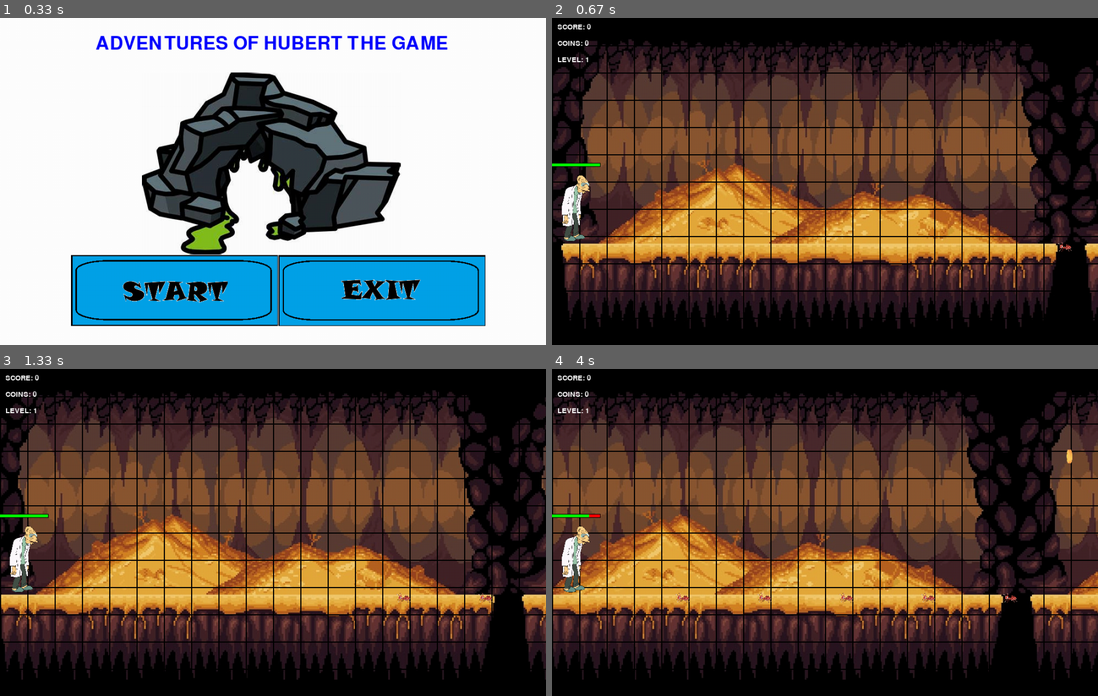
Above: before the commit, frames 1-4 (two rows, left to right).
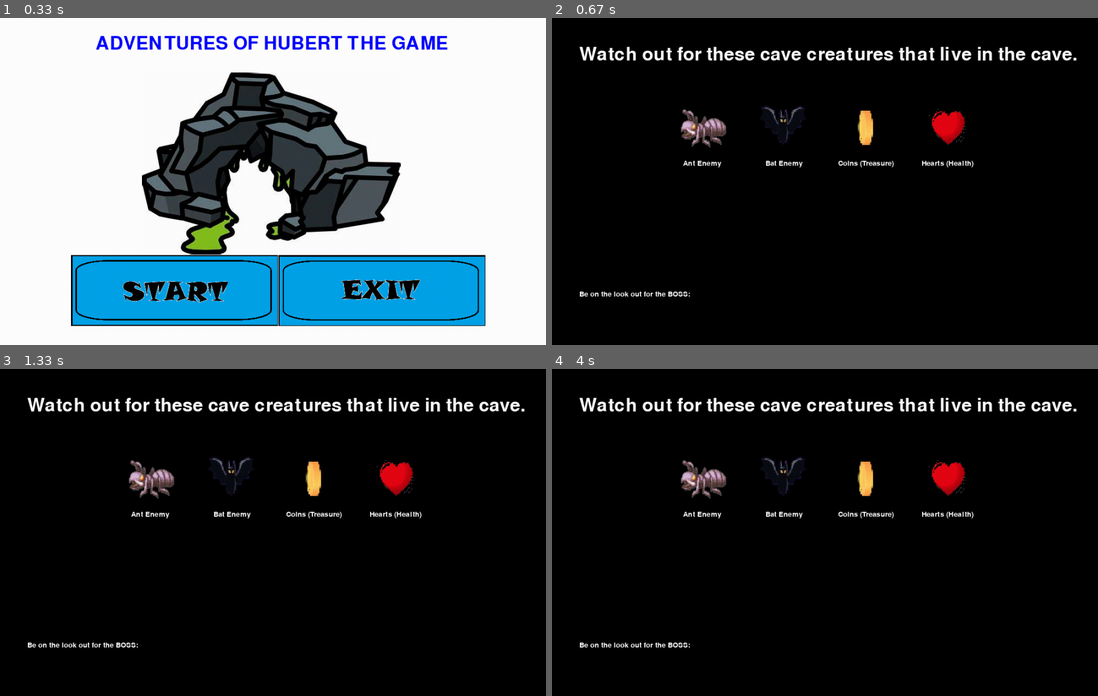
Above: after the commit, the same moments.

Repository: KaneRicketts/HIT-137-Assignment-03
Game: pygame game, started from Pygame game including start, game, and end loops.py
Two runs of this game, one before a commit and one after it. Both use one fixed random seed, a clock stepped at 60 frames per second and the inputs below.
Inputs (mouse positions are in pixels of both pictures, inside the frame that each line leads up to):
- Up to frame 1 (0.33 s): no input
- Up to frame 2 (0.67 s): click (726, 289) at 0.38 s
- Up to frame 3 (1.33 s): tap Enter at 0.67 s
- Up to frame 4 (4 s): no input

Frame 1 is identical in both runs. In frame 2, 67% of the frame differs, in the area x 0-100%, y 1-95%; in frame 3, 68%; in frame 4, 69%.

Commit message:
Fixed the ant images and added a info Page

Diff:
--- a/Pygame game including start, game, and end loops.py
+++ b/Pygame game including start, game, and end loops.py
@@ -63,8 +63,17 @@
     start_button_img = pygame.image.load("START.png").convert_alpha()
     exit_button_img = pygame.image.load("EXIT.png").convert_alpha()
     restart_button_img = pygame.image.load("RESTART.png").convert_alpha()
-    # Enemy images
-    ant_image = pygame.image.load("Ant.png").convert_alpha()
+
+    # Ant pictures
+    ant_walk_images = [
+        pygame.image.load("Ant1.png").convert_alpha(),
+        pygame.image.load("Ant2.png").convert_alpha(),
+        pygame.image.load("Ant3.png").convert_alpha(),
+        pygame.image.load("Ant4.png").convert_alpha(),
+        pygame.image.load("Ant5.png").convert_alpha(),
+        pygame.image.load("Ant6.png").convert_alpha(),
+    ]
+
     # Backgrounds
     # Start Background
     start_background_image = pygame.image.load("cave.jpg").convert_alpha()
@@ -104,7 +113,8 @@
     ]
 
     # Load bat animation
-    bat_scale = 0.6  # make the bat smaller or larger
+
+    bat_scale = 0.75  # make the bat bigger
     bat_images = [
         pygame.transform.scale(pygame.image.load("bat_1.png"), (int(100*bat_scale), int(50*bat_scale))),
         pygame.transform.scale(pygame.image.load("bat_2.png"), (int(100*bat_scale), int(50*bat_scale))),
@@ -115,6 +125,7 @@
         pygame.transform.scale(pygame.image.load("bat_7.png"), (int(100*bat_scale), int(50*bat_scale))),
         pygame.transform.scale(pygame.image.load("bat_8.png"), (int(100*bat_scale), int(50*bat_scale)))
     ]
+
 
     # Boss Spider Images
 
@@ -187,7 +198,7 @@
             pygame.draw.line(window, BLACK, (0, line*grid_size),(screen_width, line*grid_size), 2)
             pygame.draw.line(window, BLACK, (line*grid_size, 0),(line*grid_size, screen_width), 2)
 
-    # *** Added: Heart Class ***
+    # Heart Class
     class Heart(pygame.sprite.Sprite):
         def __init__(self, x, y):
             super(Heart, self).__init__()
@@ -206,6 +217,29 @@
             self.rect.move_ip(-self.speed, 0)
             if self.rect.right < 0:
                 self.kill()
+
+
+   # Moving Ant
+    class AnimatedAnt(pygame.sprite.Sprite):
+        def __init__(self, images, scale, speed, x, y):
+            super(AnimatedAnt, self).__init__()
+            # Scale all images
+            self.images = [pygame.transform.scale(img, (int(img.get_width() * scale), int(img.get_height() * scale))) for img in images]
+            self.index = 0
+            self.animation_speed = 0.1  # Adjust speed as needed
+            self.image = self.images[self.index]
+            self.rect = self.image.get_rect(center=(x, y))
+            self.speed = speed
+
+        def update(self):
+            self.index += self.animation_speed
+            if self.index >= len(self.images):
+                self.index = 0
+            self.image = self.images[int(self.index)]
+            self.rect.move_ip(-self.speed, 0)
+            if self.rect.right < 0:
+                self.kill()
+
 
     # Define all the classes:
     class Buttons():
@@ -388,7 +422,8 @@
             if self.rect.right < 0:
                 self.kill()
 
-    # Boss Spider class
+    # Boss Spider
+
     class BossSpider(pygame.sprite.Sprite):
         def __init__(self, health, speed, scale):
             super(BossSpider, self).__init__()
@@ -473,6 +508,7 @@
             rect = (round(inner_position[0]), round(inner_position[1]), round(inner_rect[0]), round(inner_rect[1]))
             pygame.draw.rect(surface, health_colour, rect)
 
+
     # Boss bullet
     class BossBullet(pygame.sprite.Sprite):
         def __init__(self, x, y):
@@ -497,8 +533,8 @@
                 self.kill()
 
 
+
     player = Player(health = 100, scale = .2)
-    ant_enemy = Enemy(ant_image, .1, 4, 990, 420)
 
 
     start_button = Buttons(130, 435, start_button_img, scale = 0.5)
@@ -522,7 +558,9 @@
     # Define user events.
 
     add_enemy = pygame.USEREVENT + 1
-    pygame.time.set_timer(add_enemy, 500)
+
+    pygame.time.set_timer(add_enemy, 1000)  # HOW OFTEN THE ANTS APPEAR
+
 
     add_coin = pygame.USEREVENT + 2
     pygame.time.set_timer(add_coin, 3000)
@@ -576,7 +614,78 @@
         # Update the display for each loop.
         pygame.display.update()
 
-    # Create the main game loop (level1).
+    # Informational Screen
+
+    info_loop = True
+    info_start_time = pygame.time.get_ticks()  # Record the start time
+
+
+    standard_width = 100
+    standard_height = 100
+
+    # Scale enemy images
+    ant_info_img = pygame.transform.scale(ant_walk_images[0], (standard_width, standard_height))
+    bat_info_img = pygame.transform.scale(bat_images[0], (standard_width, standard_height))
+
+    # Scale coin and heart images
+    coin_info_img = pygame.transform.scale(walkCoin[0], (standard_width, standard_height))
+    heart_info_img = pygame.transform.scale(heart_images[0], (standard_width, standard_height))
+
+    # text for the info screen
+    info_text1 = font_large.render("Watch out for these cave creatures that live in the cave.", True, WHITE)
+    info_text2 = font.render("Be on the look out for the BOSS:", True, WHITE)
+
+    while info_loop:
+        window.fill(BLACK)  # Background color for info screen
+
+
+        window.blit(info_text1, (50, 50))
+        window.blit(info_text2, (50, 500))
+
+        spacing = 50
+        total_width = 4 * standard_width + 3 * spacing
+        start_x = (screen_width - total_width) // 2
+        y_position = 150  # Y position for the images
+
+        # Blit enemy and goodies images in a row
+        window.blit(ant_info_img, (start_x, y_position))
+        window.blit(bat_info_img, (start_x + standard_width + spacing, y_position))
+        window.blit(coin_info_img, (start_x + 2 * (standard_width + spacing), y_position))
+        window.blit(heart_info_img, (start_x + 3 * (standard_width + spacing), y_position))
+
+        #add labels below images
+        label_y_offset = 100  # Pixels below the images
+
+        ant_label = font.render("Ant Enemy", True, WHITE)
+        bat_label = font.render("Bat Enemy", True, WHITE)
+        coin_label = font.render("Coins (Treasure)", True, WHITE)
+        heart_label = font.render("Hearts (Health)", True, WHITE)
+
+        window.blit(ant_label, (start_x + (standard_width - ant_label.get_width()) // 2, y_position + standard_height + 10))
+        window.blit(bat_label, (start_x + standard_width + spacing + (standard_width - bat_label.get_width()) // 2, y_position + standard_height + 10))
+        window.blit(coin_label, (start_x + 2 * (standard_width + spacing) + (standard_width - coin_label.get_width()) // 2, y_position + standard_height + 10))
+        window.blit(heart_label, (start_x + 3 * (standard_width + spacing) + (standard_width - heart_label.get_width()) // 2, y_position + standard_height + 10))
+
+
+        for event in pygame.event.get():
+            if event.type == QUIT:
+                pygame.quit()
+                sys.exit()
+            elif event.type == KEYDOWN:
+                if event.key == K_ESCAPE:
+                    pygame.quit()
+                    sys.exit()
+
+        # Check if 5 seconds have passed
+        current_time = pygame.time.get_ticks()
+        if current_time - info_start_time > 5000:
+            info_loop = False
+
+        # Update the display
+        pygame.display.update()
+
+
+
     running = True
     while running:
 
@@ -626,10 +735,11 @@
 
             # Is the time right for a new enemy.
             elif event.type == add_enemy and current_level < 3:
-                # Create the new enemy every 500 milliseconds, and add it to our sprite groups.
-                ant_enemy = Enemy(ant_image, .1, 5, 990, 420)
+
+                ant_enemy = AnimatedAnt(ant_walk_images, scale=0.3, speed=5, x=990, y=420)
                 enemies.add(ant_enemy)
                 all_sprites.add(ant_enemy)
+
 
             # Is the time right for a new coin.
             elif event.type == add_coin and current_level < 3:
@@ -669,8 +779,11 @@
 
         # Update boss group if level 3
         if current_level == 3 and not boss_group:
-            # Initialize the boss spider
-            boss_spider = BossSpider(health=100, speed=3, scale=0.5)  # Adjust speed and scale here
+
+           # Increase boss spider scale
+            boss_spider = BossSpider(health=120, speed=4, scale=1.0)
+
+
             all_sprites.add(boss_spider)
             boss_group.add(boss_spider)
 
Binary file added: Ant1.png
Binary file added: Ant2.png
Binary file added: Ant3.png
Binary file added: Ant4.png
Binary file added: Ant5.png
Binary file added: Ant6.png
Binary file added: Hubert1.png
Binary file added: Hubert2.png
Binary file added: Hubert3.png
Binary file added: Hubert4.png
Binary file added: Hubert5.png
Binary file added: Hubert6.png
